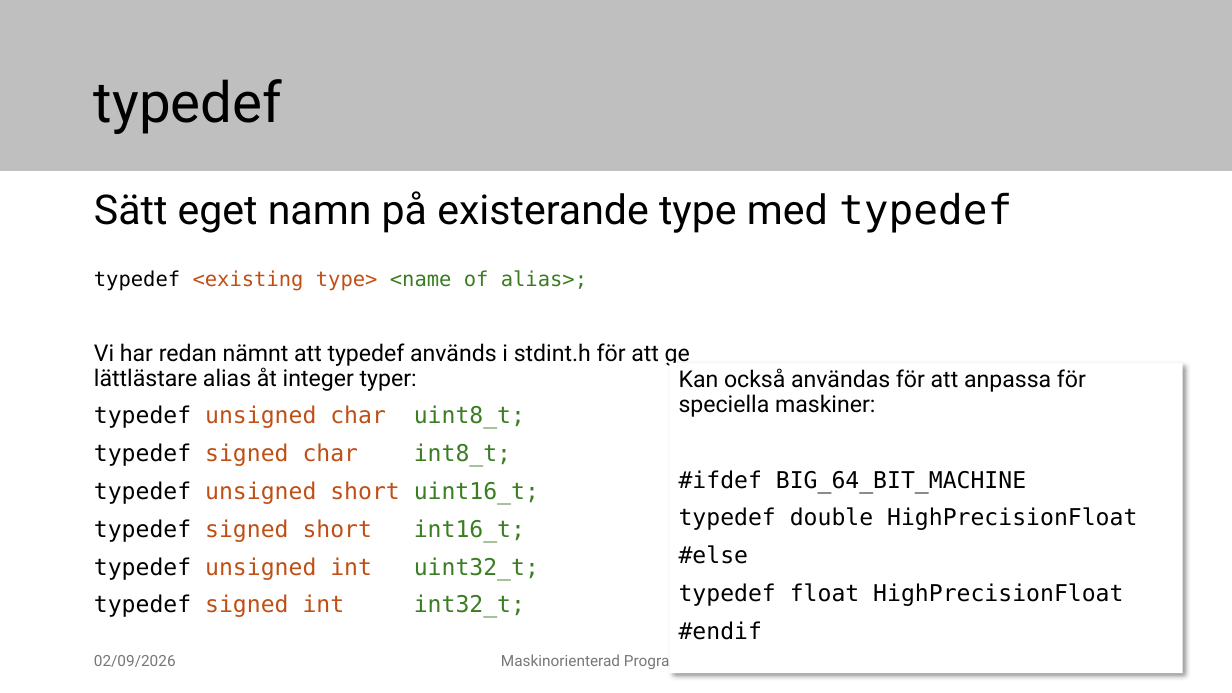
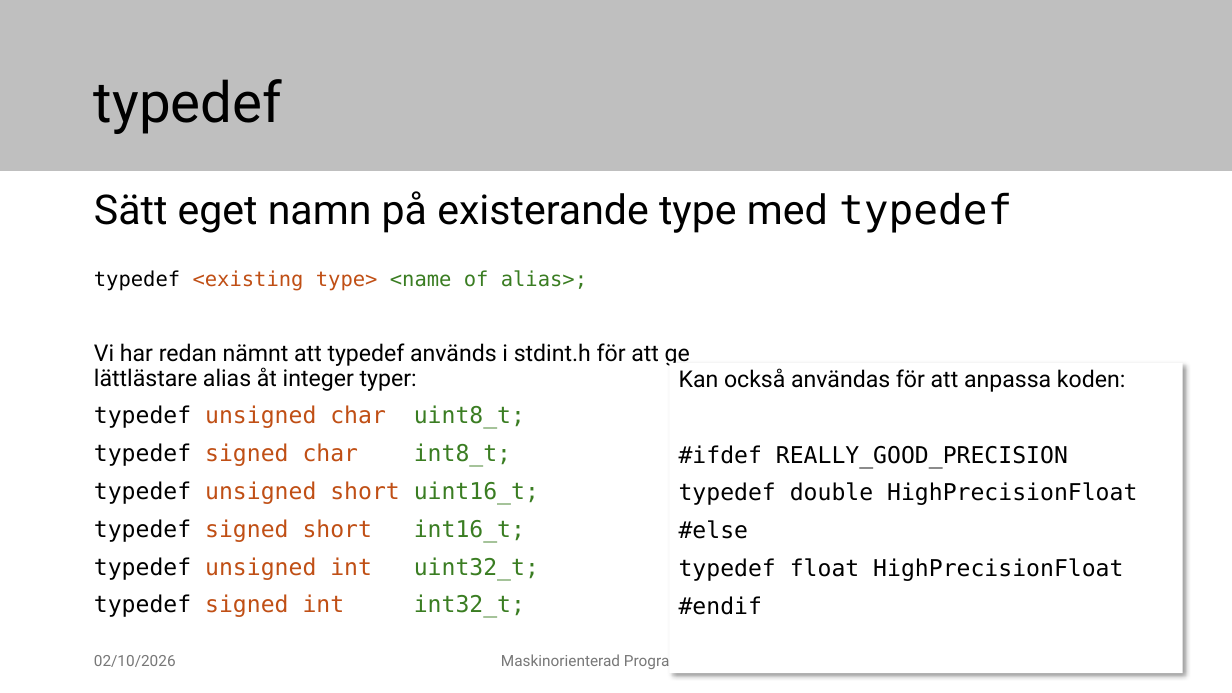
Before and after one commit to elias-at-chalmers/mop-lecture_notes-mirror, a slide deck: slide 3 of slides/lecture07_structures.pptx. Drawn at 1232x693 pixels with LibreOffice and Linux fonts; fonts in the diff are those of the drawing. Boxes give left, top, right and bottom in pixels: in the first picture for what was removed or moved away, otherwise in the second. Text is boxed around its words. In the diff, an @@ line names an element or a change of style, - is before the commit and + after.

```diff
--- a/slides/lecture07_structures.pptx
+++ b/slides/lecture07_structures.pptx
@@ text in rectangle at bbox=[679, 368, 1125, 469]: text changed @@
-Kan också användas för att anpassa för speciella maskiner:
-#ifdef BIG_64_BIT_MACHINE
+Kan också användas för att anpassa koden:
+#ifdef REALLY_GOOD_PRECISION
@@ text at bbox=[94, 655, 176, 667]: text changed @@
-02/09/2026
+02/10/2026
```
Also in this commit, not shown: 12 other slides changed, 1 slide added, 16 other files.
